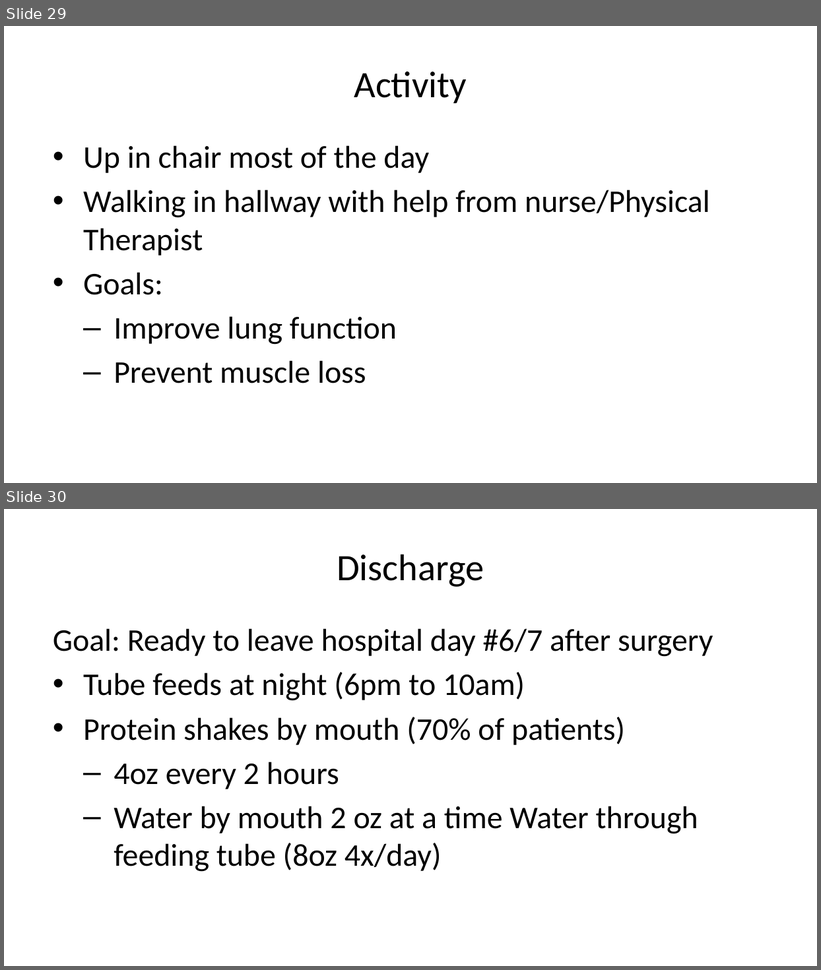
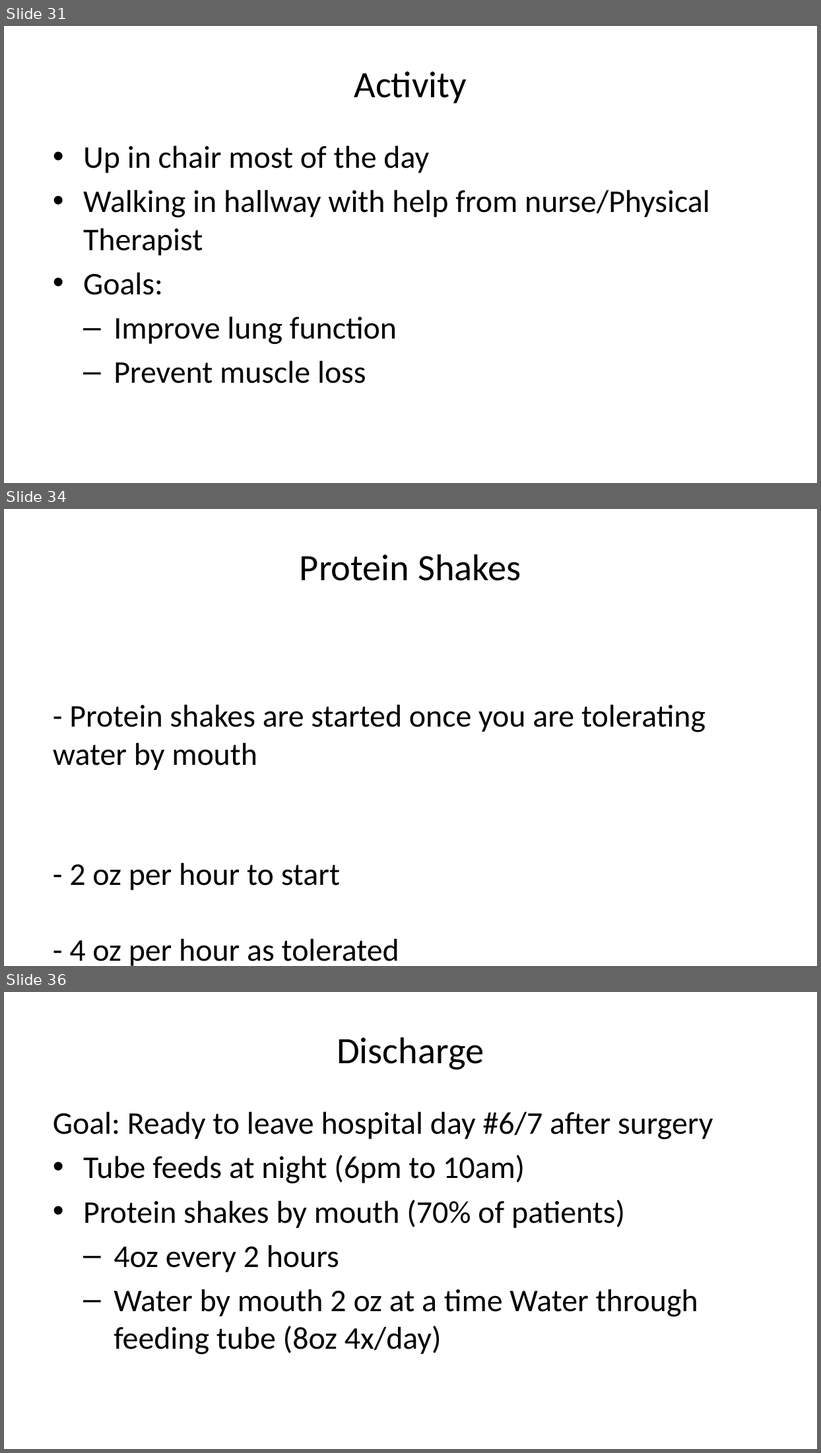
Before and after one commit to jcsalo/patient_education, a slide deck: lci_surgery.pptx. Shown one above the other, each under a label of ours: slides 29 and 30 before the commit, slides 31, 34 and 36 after it; the slides between them are not shown. The pictures are 821x970 and 821x1453 pixels, drawn with LibreOffice and Linux fonts; fonts in the diff are those of the drawing. Boxes give left, top, right and bottom in pixels: in the first picture for what was removed or moved away, otherwise in the second. Text is boxed around its words. In the diff, an @@ line names an element or a change of style, - is before the commit and + after.

```diff
--- a/lci_surgery.pptx
+++ b/lci_surgery.pptx
@@ slide 34 added at (4,509,817,966), background #FFFFFF @@
@@ title added at (300,554,521,581), 33 pt, text #000000 @@
+Protein Shakes
@@ text added at (53,704,706,966), 28 pt, text #000000 @@
+- Protein shakes are started once you are tolerating water by mouth
+- 2 oz per hour to start
+- 4 oz per hour as tolerated
@@ what was slide 29 is now slide 31 @@
@@ what was slide 30 is now slide 36 @@
```
Also in this commit, not shown: 5 other slides added, 38 other files.
